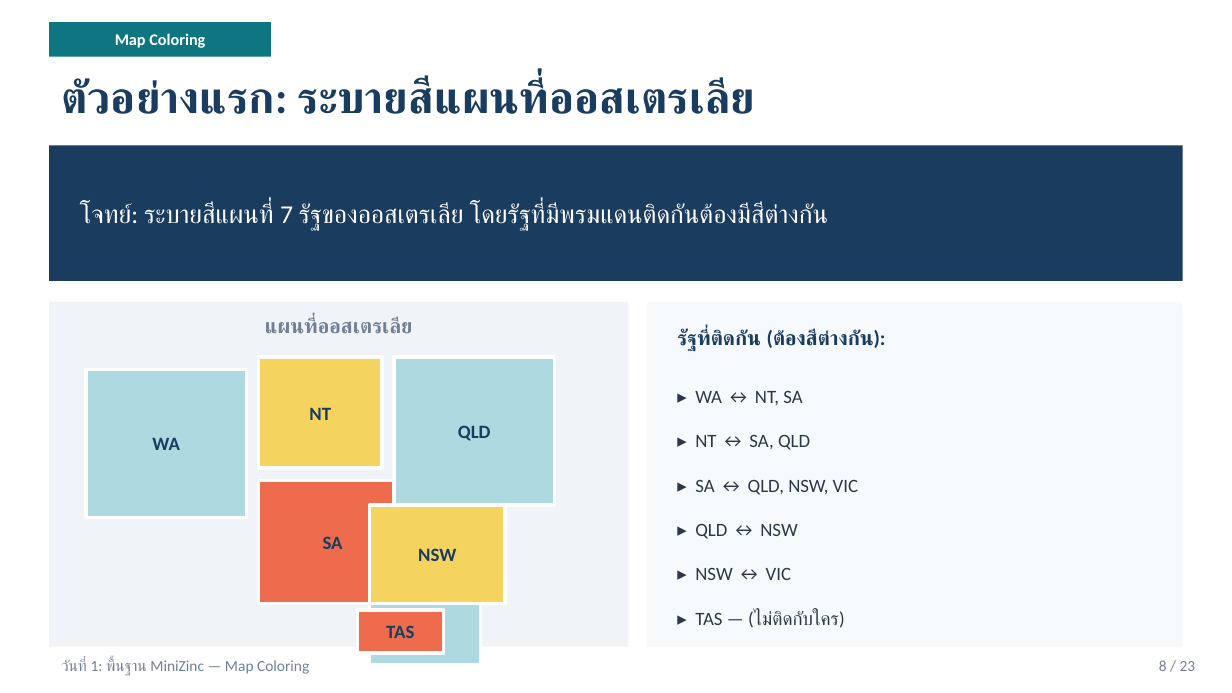
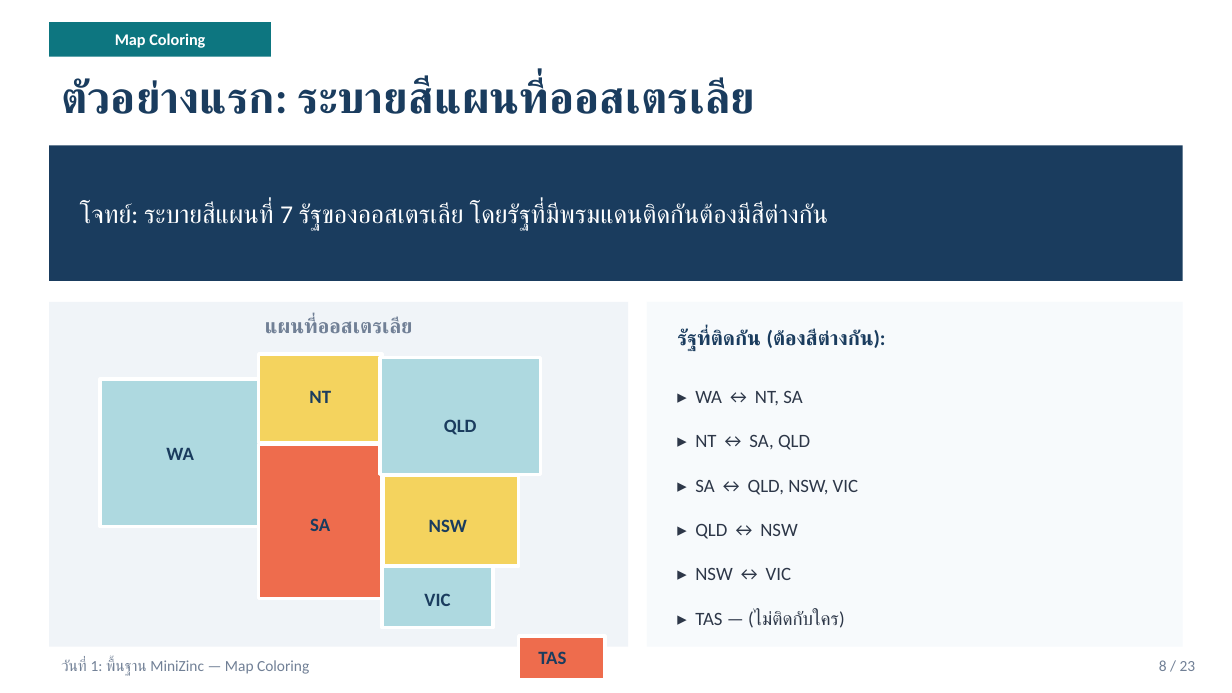
Before and after one commit to pakornkub/minizinc-training, a slide deck: slide 8 of day1/Day1_MiniZinc_Slides.pptx. Drawn at 1232x693 pixels with LibreOffice and Linux fonts; fonts in the diff are those of the drawing. Boxes give left, top, right and bottom in pixels: in the first picture for what was removed or moved away, otherwise in the second. Text is boxed around its words. In the diff, an @@ line names an element or a change of style, - is before the commit and + after.

Commit message:
Update Day 1 slides (revised content)

```diff
--- a/day1/Day1_MiniZinc_Slides.pptx
+++ b/day1/Day1_MiniZinc_Slides.pptx
@@ text "NT": place and size @@
-text "NT" at box(309, 407, 331, 420)
+text "NT" at box(309, 390, 331, 403)
@@ rectangle: place and size @@
-rectangle at box(259, 357, 382, 468)
+rectangle at box(259, 354, 382, 442)
@@ text "QLD": place and size @@
-text "QLD" at box(458, 425, 491, 441)
+text "QLD" at box(444, 419, 477, 435)
@@ rectangle: place and size @@
-rectangle at box(394, 357, 554, 505)
+rectangle at box(381, 357, 541, 474)
@@ text "WA": place and size @@
-text "WA" at box(152, 438, 180, 450)
+text "WA" at box(166, 448, 194, 460)
@@ rectangle: place and size @@
-rectangle at box(86, 370, 246, 517)
+rectangle at box(100, 379, 260, 527)
@@ rectangle: place and size @@
-rectangle at box(259, 480, 407, 604)
+rectangle at box(259, 445, 382, 599)
@@ text "SA": place and size @@
-text "SA" at box(323, 536, 343, 549)
+text "SA" at box(310, 518, 330, 531)
@@ text "NSW": place and size @@
-text "NSW" at box(418, 548, 456, 561)
+text "NSW" at box(429, 519, 467, 532)
@@ rectangle: place and size @@
-rectangle at box(370, 505, 505, 604)
+rectangle at box(383, 476, 519, 567)
@@ text "VIC": place and size @@
-text "VIC" at box(412, 626, 438, 637)
+text "VIC" at box(424, 593, 450, 606)
@@ rectangle: place and size @@
-rectangle at box(370, 604, 480, 665)
+rectangle at box(382, 567, 493, 628)
@@ text "TAS": place and size @@
-text "TAS" at box(386, 625, 414, 638)
+text "TAS" at box(538, 651, 566, 664)
@@ rectangle: place and size @@
-rectangle at box(357, 610, 444, 653)
+rectangle at box(519, 636, 605, 679)
```
Also in this commit, not shown: 1 other file.
